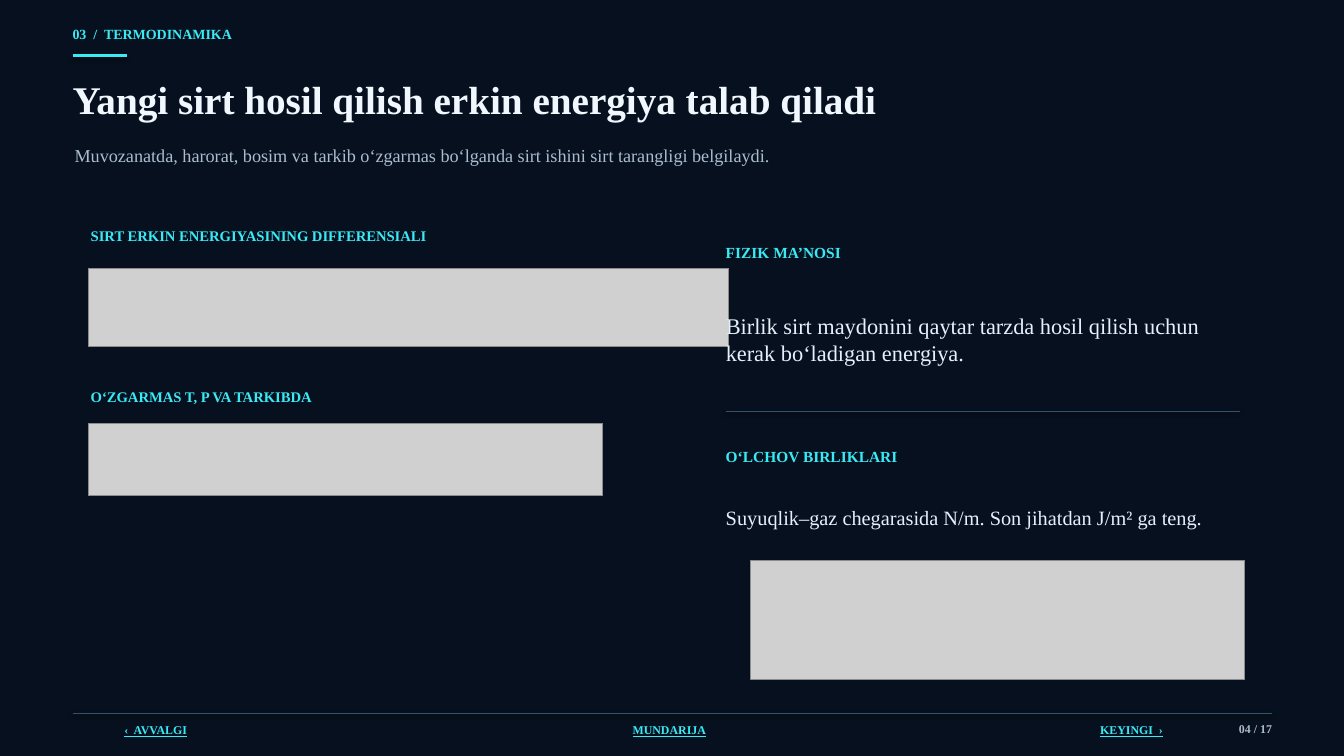
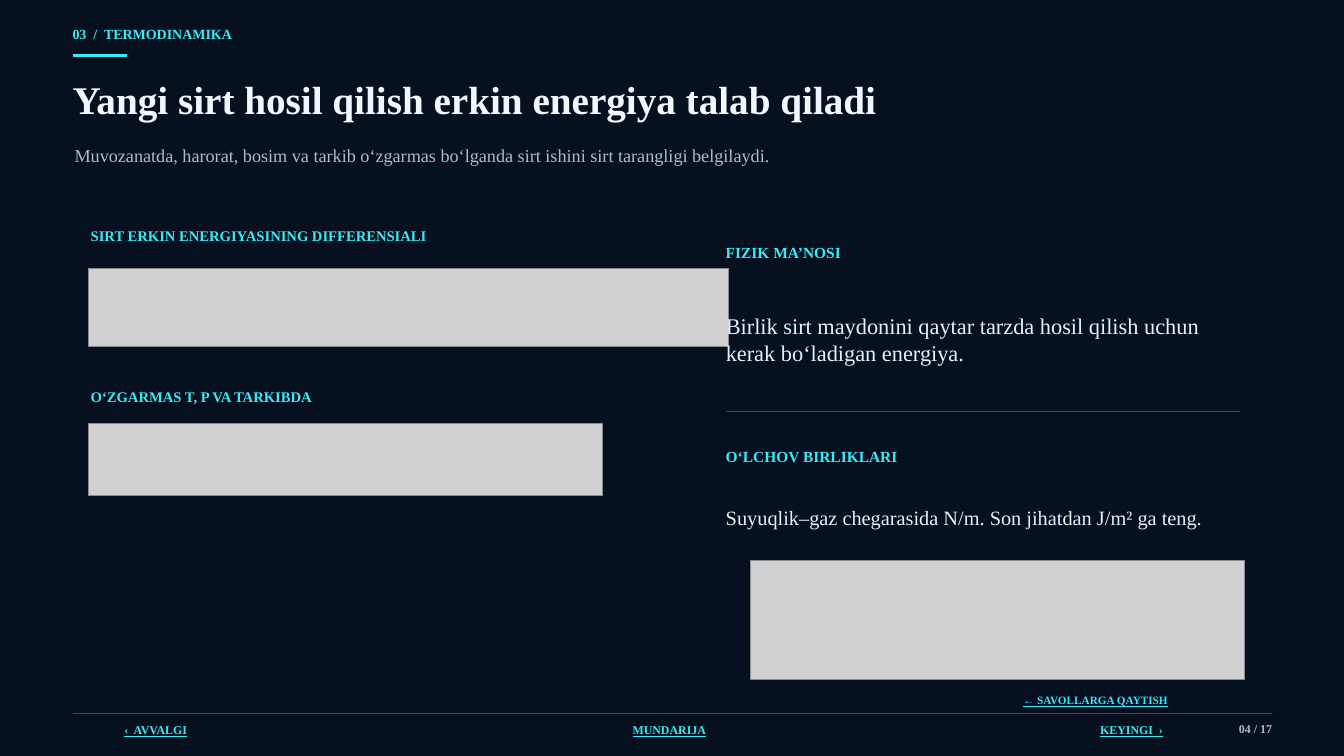
Before and after one commit to jabborovd18-collab/taqdimot-fayllari, a slide deck: slide 4 of sirt_hodisalari_adsorbsiya_ilmi.pptx. Drawn at 1344x756 pixels with LibreOffice and Linux fonts; fonts in the diff are those of the drawing; grey boxes stand for pictures; background and template pictures are left out. Boxes give left, top, right and bottom in pixels: in the first picture for what was removed or moved away, otherwise in the second. Text is boxed around its words. In the diff, an @@ line names an element or a change of style, - is before the commit and + after.

```diff
--- a/sirt_hodisalari_adsorbsiya_ilmi.pptx
+++ b/sirt_hodisalari_adsorbsiya_ilmi.pptx
@@ text added at [1037, 696, 1168, 707], 8 pt, text #32E8FF, bold, underline @@
+← SAVOLLARGA QAYTISH
```
Also in this commit, not shown: 6 other slides changed.
